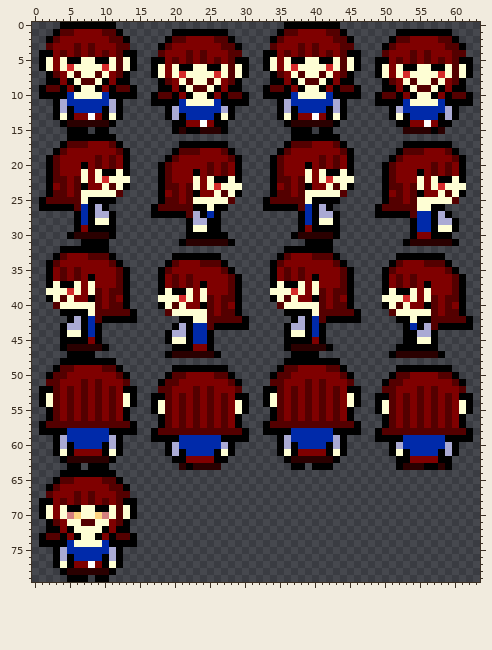
One commit to this sprite sheet: sprites/characters/overworld/spr_vampire_girl_overworld.png. The first picture shows the starting point.
The file is 64x80 pixels.
Once edited:
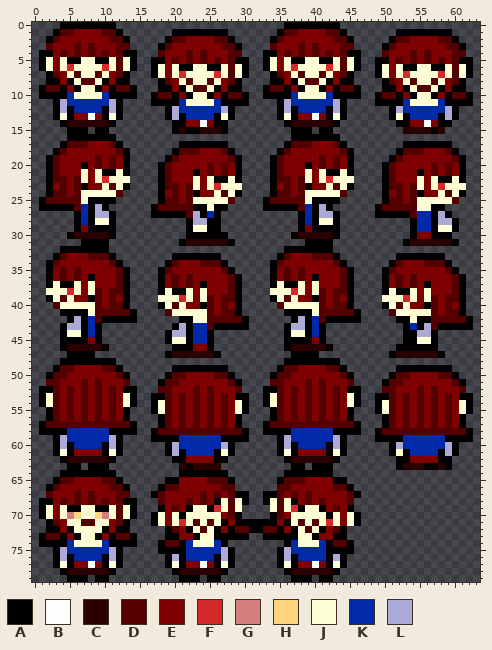
Palette (. is transparent): A #000000  B #fefefe  C #2a0000  D #540000  E #7f0000  F #d42a2a  G #d47f7f  H #fed47f  J #fefed4  K #002aaa  L #aaaad4
Commit: awesome girl cutscene.
Edits made:
{"y":64,"x":21,"old":".......","new":"AAAAAAA"}
{"y":64,"x":36,"old":".......","new":"AAAAAAA"}
{"y":65,"x":19,"old":"..........","new":"AAEEEEDDDA"}
{"y":65,"x":35,"old":"..........","new":"ADDDEEEEAA"}
{"y":66,"x":18,"old":"...........","new":"ADDEEEEEEDD"}
{"y":66,"x":35,"old":"...........","new":"DDEEEEEEDDA"}
{"y":67,"x":17,"old":"..............","new":"ADEEEEEDEDEDAA"}
{"y":67,"x":33,"old":"..............","new":"AADEDEDEEEEEDA"}
{"y":68,"x":18,"old":".............","new":"DEEEDEDEAJDJA"}
{"y":68,"x":33,"old":".............","new":"AJDJAEDEDEEED"}
{"y":69,"x":18,"old":"............","new":"AEDEAJJAFJDJ"}
{"y":69,"x":34,"old":"............","new":"JDJFAJJAEDEA"}
{"y":70,"x":17,"old":".............","new":"AJEJAJJJJJEDA"}
{"y":70,"x":34,"old":".............","new":"ADEJJJJJAJEJA"}
{"y":71,"x":17,"old":"..............................","new":"AJEJFJDJDJAEAAAAAAEAJDJDJFJEJA"}
{"y":72,"x":19,"old":"..........................","new":"ADEAJDJAEADDAADDAEAJDJAEDA"}
{"y":73,"x":19,"old":"............","new":"AAEEAJJAAAAA"}
{"y":73,"x":33,"old":"............","new":"AAAAAJJAEEAA"}
{"y":74,"x":18,"old":"..........","new":"ADDAKJJJKA"}
{"y":74,"x":36,"old":"..........","new":"AKJJJKADDA"}
{"y":75,"x":18,"old":"...........","new":"AAAAKKKKKLA"}
{"y":75,"x":35,"old":"...........","new":"ALKKKKKAAAA"}
{"y":76,"x":19,"old":"..........","new":"ALAKKKKALA"}
{"y":76,"x":35,"old":"..........","new":"ALAKKKKALA"}
{"y":77,"x":19,"old":"..........","new":"AJAEEBEAJA"}
{"y":77,"x":35,"old":"..........","new":"AJAEEBEAJA"}
{"y":78,"x":20,"old":"........","new":"ACCCCCCA"}
{"y":78,"x":36,"old":"........","new":"ACCCCCCA"}
{"y":79,"x":21,"old":"...","new":"AAA"}
{"y":79,"x":25,"old":"..","new":"AA"}
{"y":79,"x":37,"old":"...","new":"AAA"}
{"y":79,"x":41,"old":"..","new":"AA"}
{"label":"added","picture_box":[151,470,361,582]}
